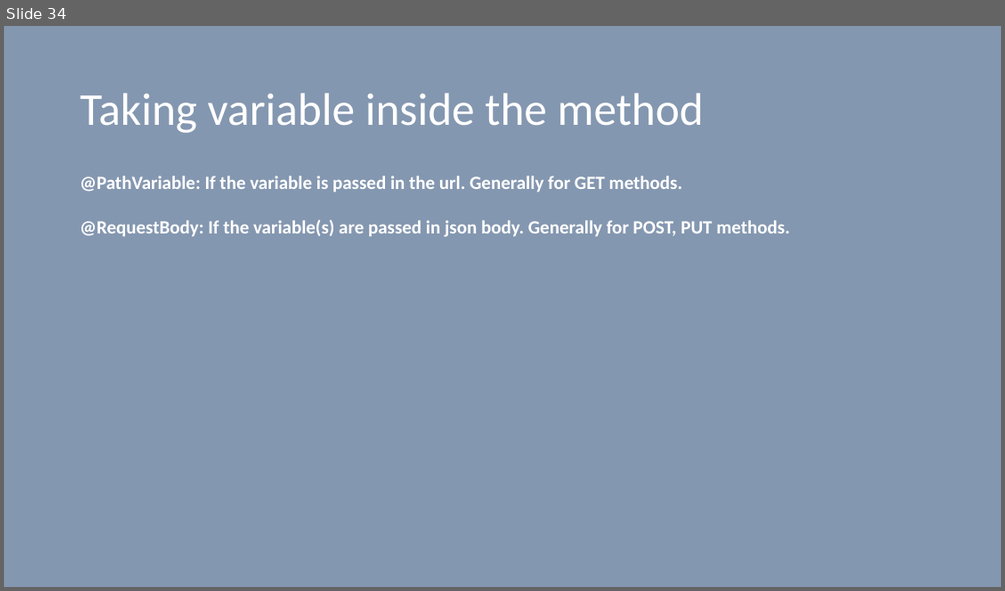
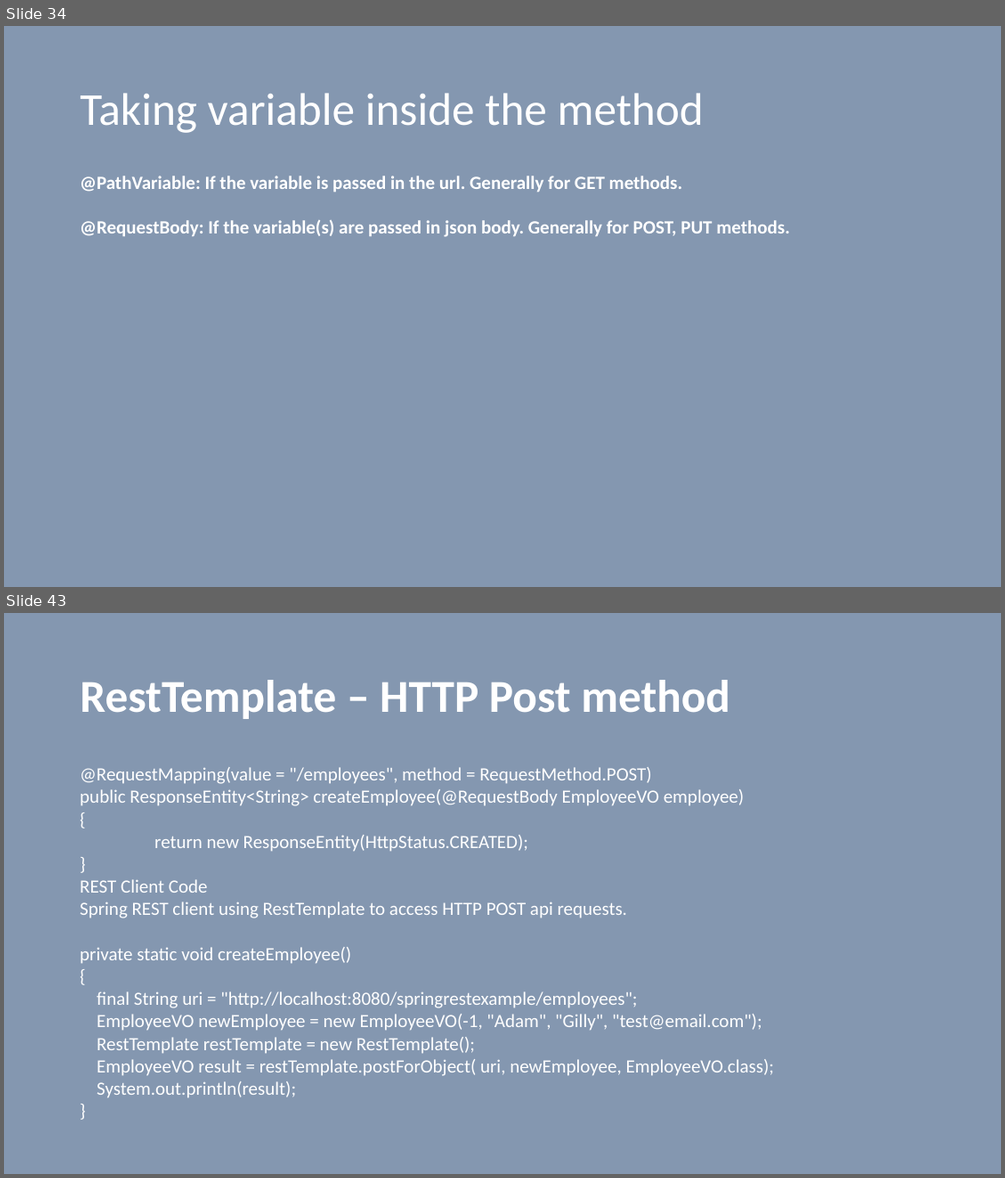
Before and after one commit to vilasvarghese/microservices, a slide deck: training/day1/3SpringBootDay1And2.pptx. Shown one above the other, each under a label of ours: slide 34 before the commit, slides 34 and 43 after it; the slides between them are not shown. The pictures are 1005x591 and 1005x1178 pixels, drawn with LibreOffice and Linux fonts; fonts in the diff are those of the drawing. Boxes give left, top, right and bottom in pixels: in the first picture for what was removed or moved away, otherwise in the second. Text is boxed around its words. In the diff, an @@ line names an element or a change of style, - is before the commit and + after.

```diff
--- a/training/day1/3SpringBootDay1And2.pptx
+++ b/training/day1/3SpringBootDay1And2.pptx
@@ slide 43 added at [4, 613, 1001, 1174], background #8497B0 @@
@@ title added at [80, 680, 730, 719], 44 pt, text #FFFFFF, bold @@
+RestTemplate – HTTP Post method
@@ text added at [80, 767, 775, 1098], 18 pt, text #FFFFFF @@
+@RequestMapping(value = "/employees", method = RequestMethod.POST)
+public ResponseEntity<String> createEmployee(@RequestBody EmployeeVO employee)
+{
+return new ResponseEntity(HttpStatus.CREATED);
+}
+REST Client Code
+Spring REST client using RestTemplate to access HTTP POST api requests.
+private static void createEmployee()
+{
+final String uri = "http://localhost:8080/springrestexample/employees";
+EmployeeVO newEmployee = new EmployeeVO(-1, "Adam", "Gilly", "test@email.com");
+RestTemplate restTemplate = new RestTemplate();
+EmployeeVO result = restTemplate.postForObject( uri, newEmployee, EmployeeVO.class);
+System.out.println(result);
+}
```
Also in this commit, not shown: 11 other slides added, 17 slides removed, 2 other files.
